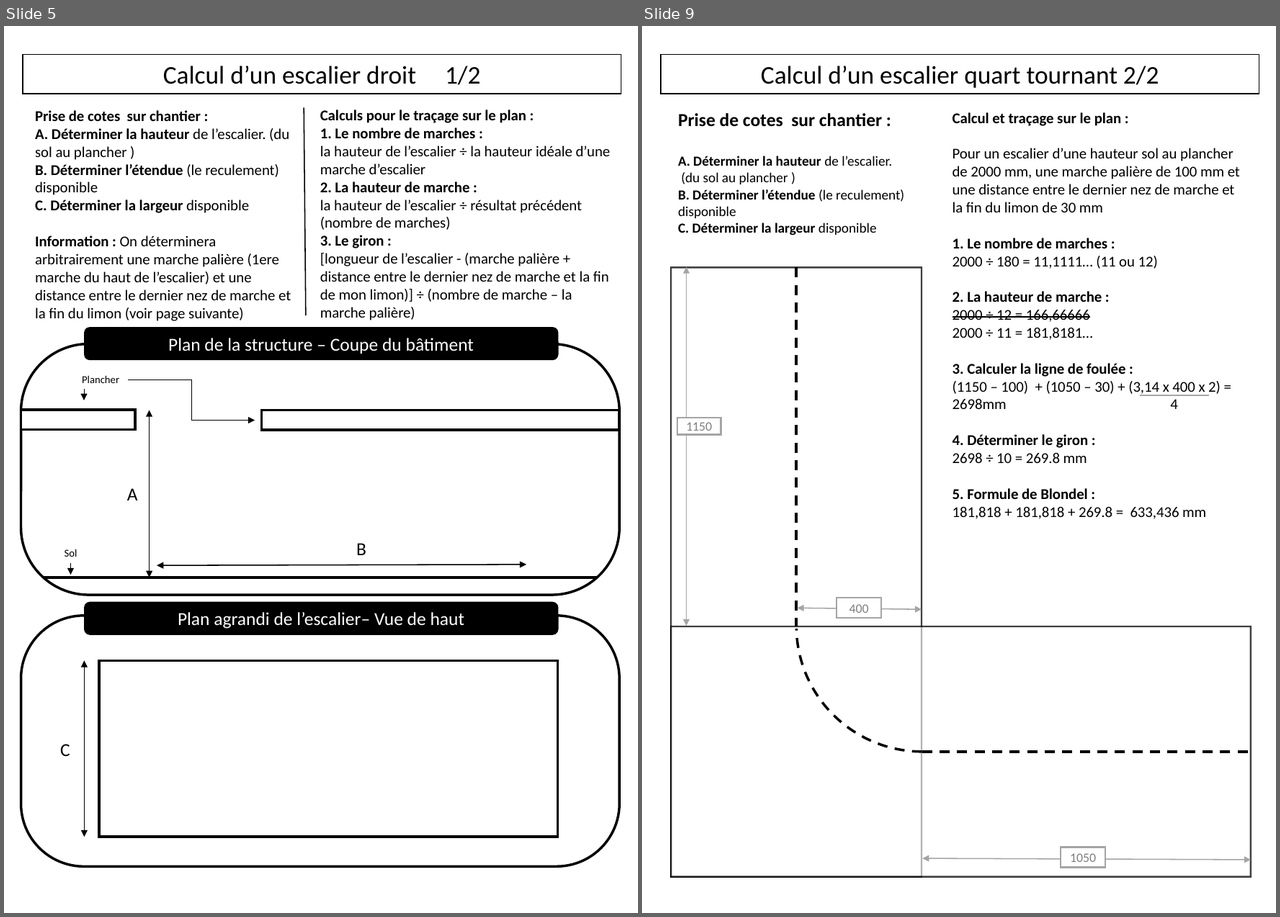
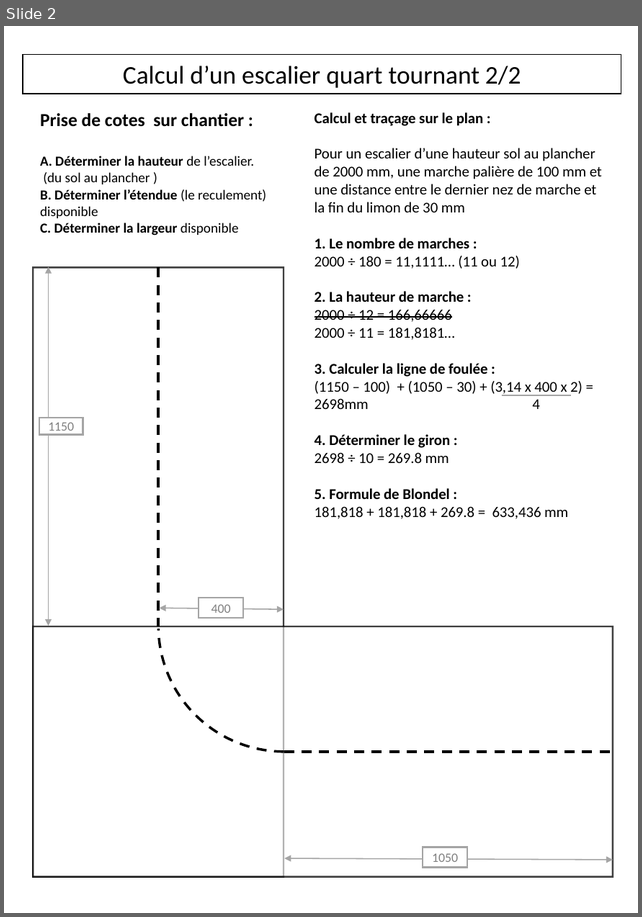
Before and after one commit to kduchevreuil/Cours-Menuiserie, a slide deck: escaliers.pptx. Shown side by side, each under a label of ours: slides 5 and 9 before the commit, slide 2 after it; the slides between them are not shown. The pictures are 1280x917 and 642x917 pixels, drawn with LibreOffice and Linux fonts; fonts in the diff are those of the drawing. Boxes give left, top, right and bottom in pixels: in the first picture for what was removed or moved away, otherwise in the second. Text is boxed around its words. In the diff, an @@ line names an element or a change of style, - is before the commit and + after.

```diff
--- a/escaliers.pptx
+++ b/escaliers.pptx
@@ slide 5 removed at <box>4,26,638,913</box>, background #FFFFFF @@
@@ rectangle removed at <box>23,54,621,94</box> @@
-Calcul d’un escalier droit 1/2
@@ text removed at <box>35,110,291,321</box> @@
-Prise de cotes sur chantier :
-A. Déterminer la hauteur de l’escalier. (du sol au plancher )
-B. Déterminer l’étendue (le reculement) disponible
-C. Déterminer la largeur disponible
-Information : On déterminera arbitrairement une marche palière (1ere marche du haut de l’escalier) et une distance entre le dernier nez de marche et la fin du limon (voir page suivante)
@@ line removed from (304, 107) to (306, 316) @@
@@ text removed at <box>320,110,610,320</box> @@
-Calculs pour le traçage sur le plan :
-1. Le nombre de marches :
-la hauteur de l’escalier ÷ la hauteur idéale d’une marche d’escalier
-2. La hauteur de marche :
-la hauteur de l’escalier ÷ résultat précédent (nombre de marches)
-3. Le giron :
-[longueur de l’escalier - (marche palière + distance entre le dernier nez de marche et la fin de mon limon)] ÷ (nombre de marche – la marche palière)
@@ rounded rectangle removed at <box>85,328,558,360</box> @@
-Plan de la structure – Coupe du bâtiment
@@ rounded rectangle removed at <box>21,344,619,596</box> @@
@@ text removed at <box>82,375,119,383</box> @@
-Plancher
@@ arrow removed from (84, 389) to (84, 400) @@
@@ elbow arrow removed from (128, 380) to (255, 421) @@
@@ rectangle removed at <box>21,410,135,430</box> @@
@@ double arrow removed from (149, 410) to (149, 578) @@
@@ rectangle removed at <box>262,410,619,430</box> @@
@@ text removed at <box>127,488,138,500</box> @@
-A
@@ text removed at <box>356,543,366,555</box> @@
-B
@@ text removed at <box>64,549,77,557</box> @@
-Sol
@@ arrow removed from (71, 564) to (71, 575) @@
@@ double arrow removed from (157, 565) to (527, 565) @@
@@ line removed from (44, 578) to (597, 578) @@
@@ rounded rectangle removed at <box>85,603,558,634</box> @@
-Plan agrandi de l’escalier– Vue de haut
@@ rounded rectangle removed at <box>21,616,619,867</box> @@
@@ double arrow removed from (85, 661) to (85, 837) @@
@@ rectangle removed at <box>99,661,557,837</box> @@
@@ text removed at <box>60,744,70,756</box> @@
-C
@@ what was slide 9 is now slide 2 @@
```
Also in this commit, not shown: 2 slides changed, 6 other slides removed, 2 other files.
